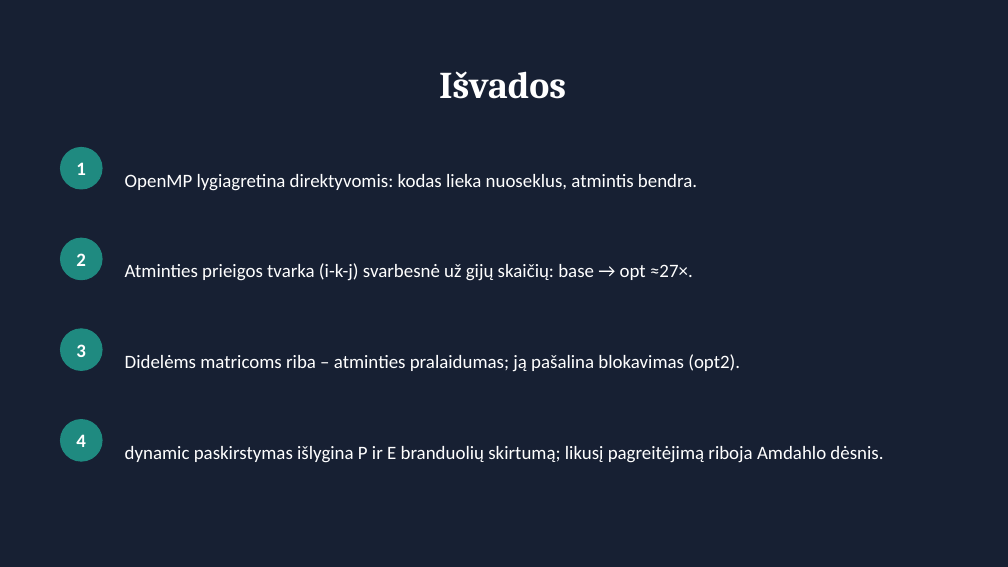
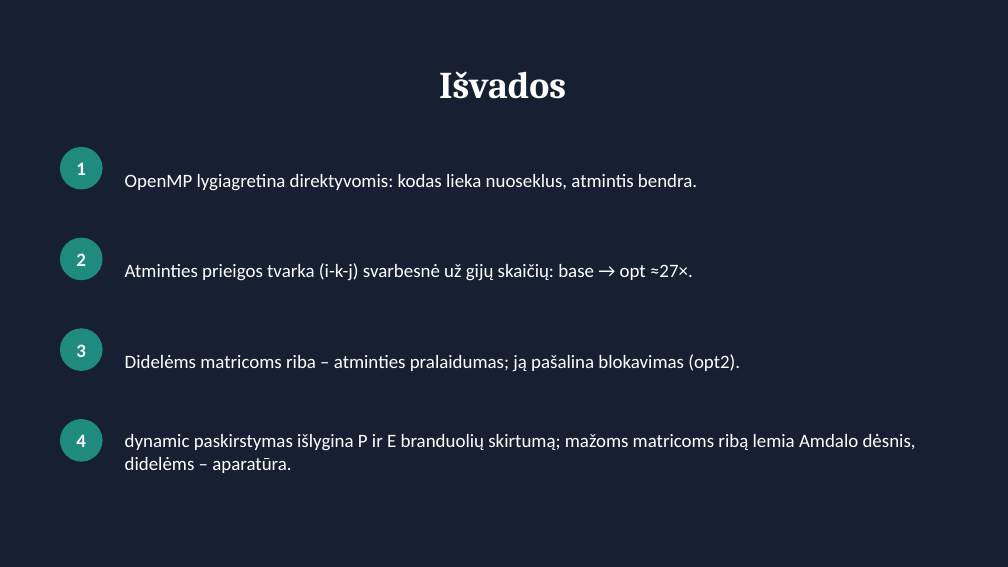
Before and after one commit to dimabreeze/VU-ComputerArchitecture-Parallel-Lab, a slide deck: slide 11 of reports/pptx/2_openmp.pptx (slide 10 before the commit). Drawn at 1008x567 pixels with LibreOffice and Linux fonts; fonts in the diff are those of the drawing. Boxes give left, top, right and bottom in pixels: in the first picture for what was removed or moved away, otherwise in the second. Text is boxed around its words. In the diff, an @@ line names an element or a change of style, - is before the commit and + after.

```diff
--- a/reports/pptx/2_openmp.pptx
+++ b/reports/pptx/2_openmp.pptx
@@ text at (x1=125, y1=434, x2=916, y2=473): text changed @@
-dynamic paskirstymas išlygina P ir E branduolių skirtumą; likusį pagreitėjimą riboja Amdahlo dėsnis.
+dynamic paskirstymas išlygina P ir E branduolių skirtumą; mažoms matricoms ribą lemia Amdalo dėsnis, didelėms – aparatūra.
```
Also in this commit, not shown: 2 other slides changed, 1 slide added, 27 other files.
